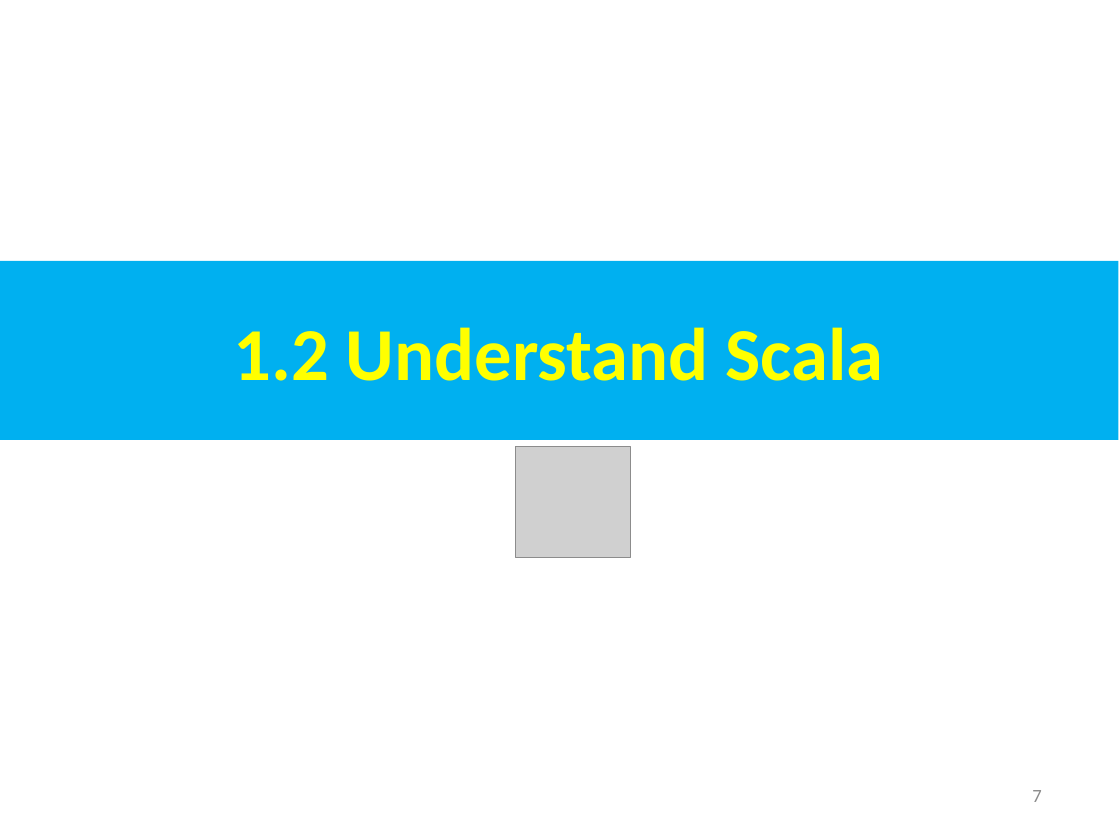
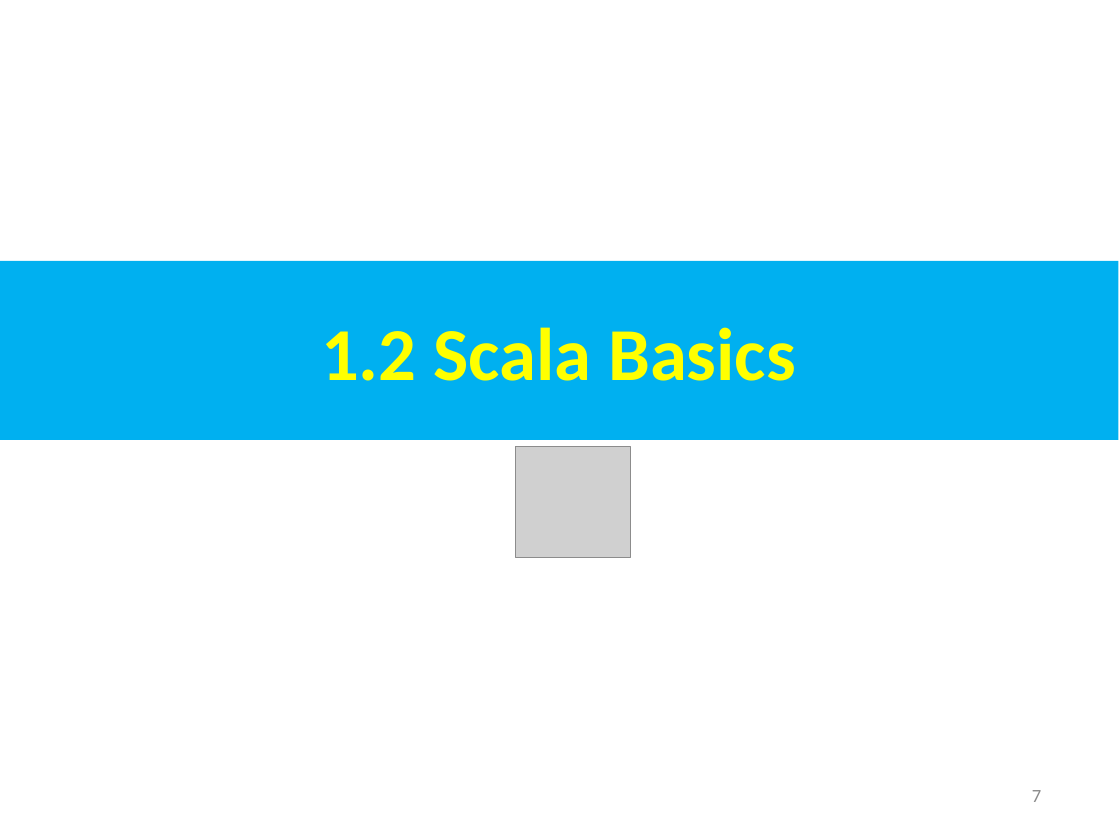
Before and after one commit to peterhchen/AIU_CS800_Chisel, a slide deck: slide 7 of 300_UCB_BC/001_Scala/000_Video/001_Scala.ppt. Drawn at 1120x840 pixels with LibreOffice and Linux fonts; fonts in the diff are those of the drawing; grey boxes stand for pictures. Boxes give left, top, right and bottom in pixels: in the first picture for what was removed or moved away, otherwise in the second. Text is boxed around its words. In the diff, an @@ line names an element or a change of style, - is before the commit and + after.

```diff
--- a/300_UCB_BC/001_Scala/000_Video/001_Scala.ppt
+++ b/300_UCB_BC/001_Scala/000_Video/001_Scala.ppt
@@ text in rectangle at (321, 327, 796, 381): text changed @@
-1.2 Understand Scala
+1.2 Scala Basics
```
Also in this commit, not shown: 4 other slides changed, 9 slides added.
